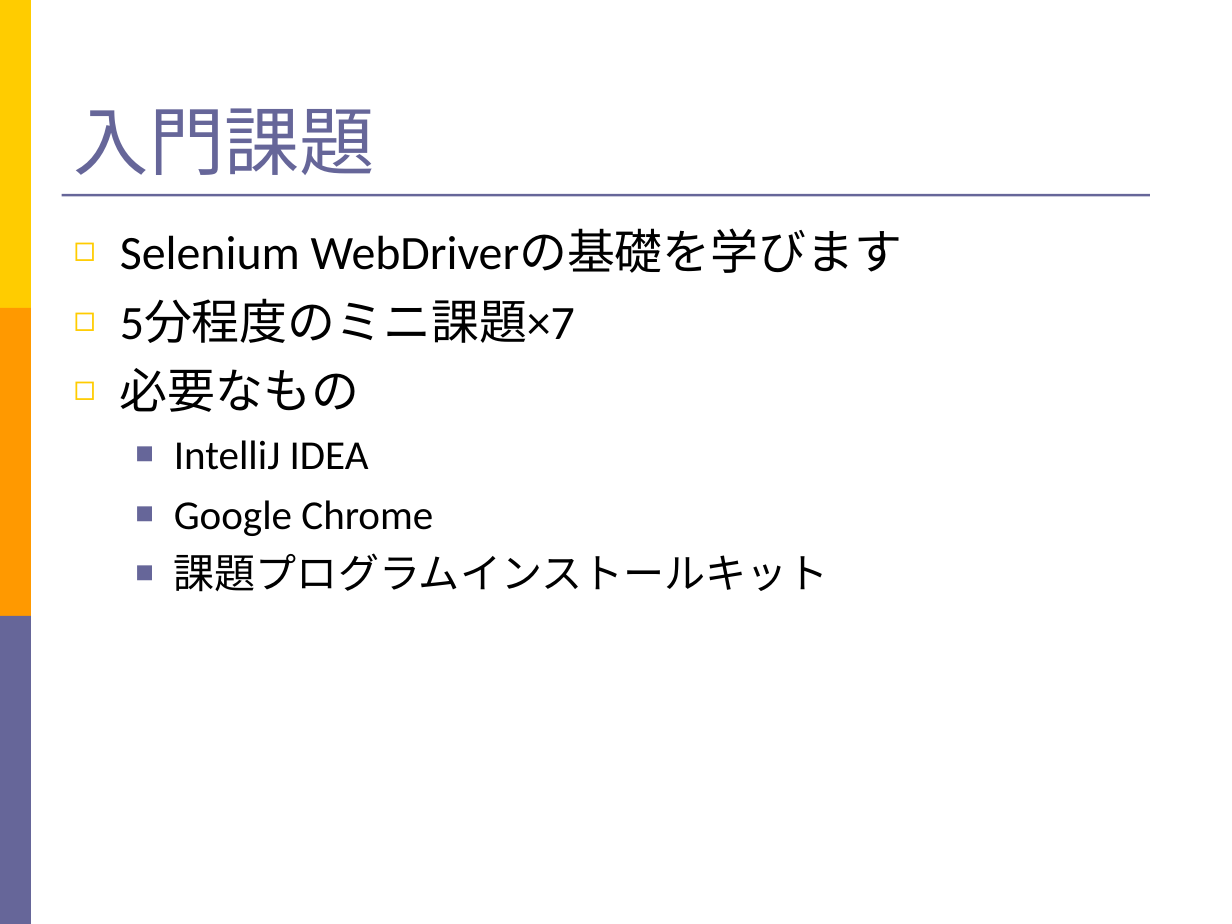
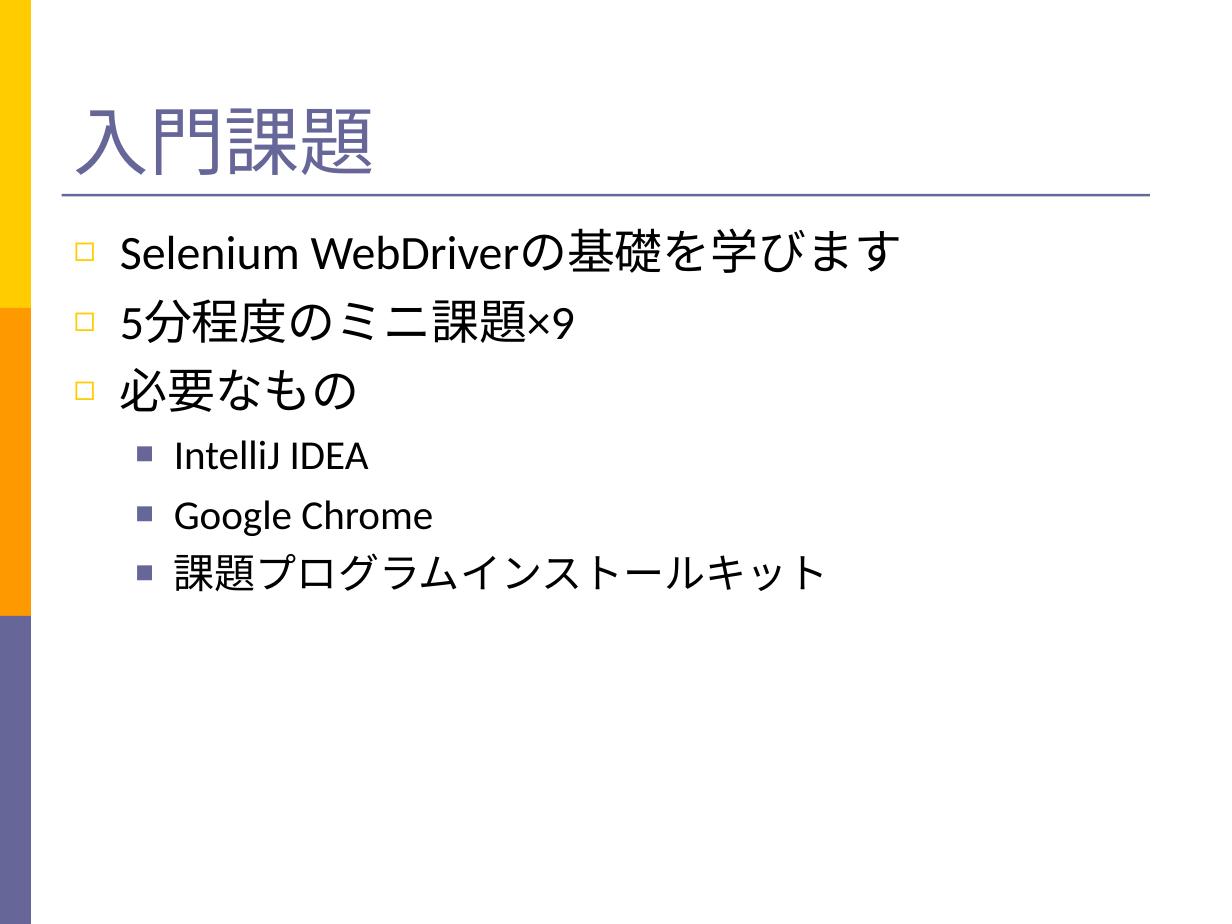
Before and after one commit to takuY-U2/STARHotel, a slide deck: slide 9 of docs/Slide.ppt. Drawn at 1232x924 pixels with LibreOffice and Linux fonts; fonts in the diff are those of the drawing. Boxes give left, top, right and bottom in pixels: in the first picture for what was removed or moved away, otherwise in the second. Text is boxed around its words. In the diff, an @@ line names an element or a change of style, - is before the commit and + after.

```diff
--- a/docs/Slide.ppt
+++ b/docs/Slide.ppt
@@ text at (x1=120, y1=298, x2=575, y2=343): text changed @@
-◻ 5分程度のミニ課題×7
+◻ 5分程度のミニ課題×9
```
Also in this commit, not shown: 1 other slide changed, 3 slides added, 3 other files.
